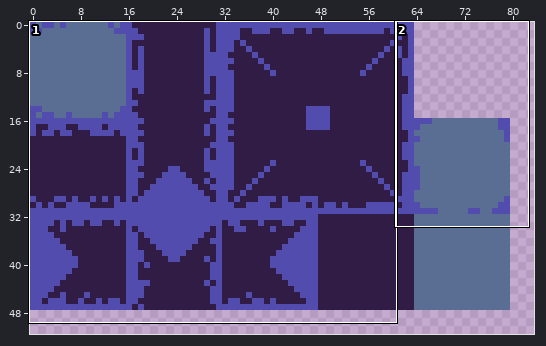
Edited in one commit: sprite sheet (Assets/Art/Sprites/Tiles.png). Above, an overview of the earlier version with the close-up marked.
Close-up. First the earlier version:
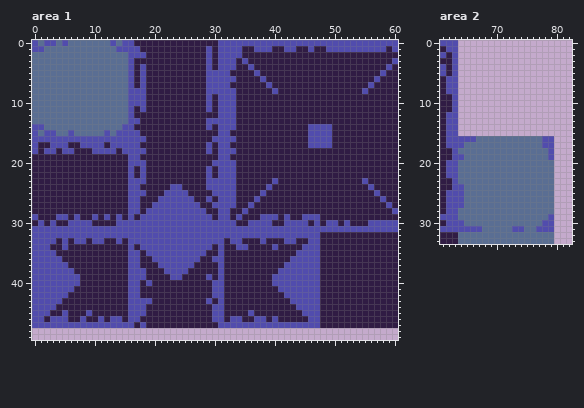
The file is 128x128 pixels. Shown: area 1: x 0..60, y 0..49; area 2: x 61..82, y 0..33. The wide view leaves out empty margins.
New version:
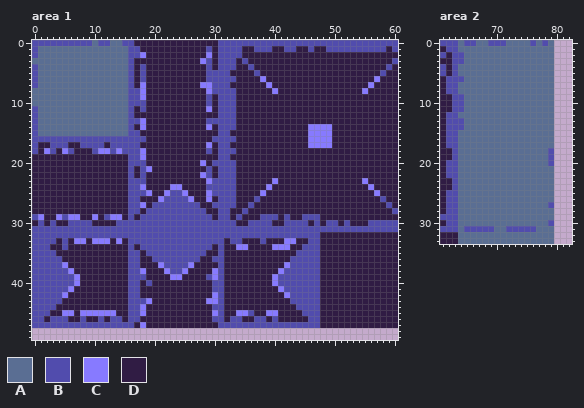
Palette (. is transparent): A #5a6e93  B #514cad  C #877aff  D #301c44
From old to new:
Area 1:
Colour A replaces colour B in row 0 at x 13; in row 1 at x 1 and 14 to 15; in row 14 at x 1 and 15; in row 15 at x 2 to 3, 6, 12 and 14 to 15.
Colour B replaces colour A in row 0 at x 1, 4, 6 to 9 and 11 to 12; in row 2 at x 0; in rows 4 to 7 at x 0; in rows 11 to 13 at x 0.
Colour C replaces colour B in row 2 at x 18 and 29; in row 6 at x 38 and 57; in row 7 at x 18, 29, 39 and 56; in row 8 at x 18, 29, 40 and 55; in row 9 at x 18; in row 11 at x 29.
Colour C replaces colour B in row 14 at x 29 and 46 to 49; in rows 15 to 16 at x 46 to 49; in row 17 at x 29 and 46 to 49; in row 18 at x 2, 5, 11 to 12 and 18; in row 23 at x 29, 40 and 55; in row 24 at x 23 to 24, 39 and 56.
Colour C replaces colour B in row 25 at x 22, 25, 38 and 57; in row 26 at x 21, 26 and 29; in row 29 at x 4, 7, 10 and 14; in row 33 at x 7 to 8, 10 to 11, 14 and 42 to 43; in row 34 at x 34 to 35 and 40; in row 37 at x 5, 21, 26 and 42.
Colour C replaces colour B in row 38 at x 6, 18, 22, 25 and 41; in row 39 at x 7, 23 to 24 and 40; in row 40 at x 7 and 40; in row 41 at x 6 and 41; in row 42 at x 5, 30 and 42; in row 43 at x 19 and 29.
Colour C replaces colour B in row 44 at x 18; in row 45 at x 5, 9, 18 and 30; in row 47 at x 18.
Colour C replaces colour D in row 3 at x 28; in row 7 at x 28; in rows 13 to 14 at x 18; in row 18 at x 14; in row 19 at x 18; in row 20 at x 28.
Colour C replaces colour D in row 21 at x 19; in row 22 at x 28; in row 24 at x 18; in row 25 at x 19 and 29; in row 27 at x 18; in row 29 at x 1, 6 and 13.
Colour C replaces colour D in row 33 at x 12; in row 34 at x 41 to 42; in rows 38 to 39 at x 30; in row 43 at x 30; in row 45 at x 6, 8, 10 to 13, 34 to 35 and 39 to 40.
Area 2:
Colour A is added in row 0 at x 64, 67 to 68, 72 to 75, 77 and 79; in row 1 at x 64 to 79; in rows 2 to 3 at x 65 to 79; in rows 4 to 5 at x 64 to 79; in row 6 at x 65 to 79; in rows 7 to 8 at x 64 to 79.
Colour A is added in rows 9 to 11 at x 65 to 79; in row 12 at x 64 to 79; in rows 13 to 14 at x 65 to 79; in row 15 at x 64 to 79.
Colour A replaces colour B in row 16 at x 64 to 66 and 78 to 79; in row 17 at x 64 and 78 to 79; in row 19 at x 64; in rows 24 to 27 at x 64; in row 29 at x 79; in row 30 at x 64 and 78.
Colour A replaces colour B in row 31 at x 64 and 77 to 79.
Colour B is added in row 0 at x 65 to 66, 69 to 71, 76 and 78; in rows 2 to 3 at x 64; in row 6 at x 64; in rows 9 to 11 at x 64; in rows 13 to 14 at x 64.
Colour B replaces colour A in row 20 at x 79; in row 27 at x 79; in row 31 at x 68 to 69, 72 and 75 to 76.
